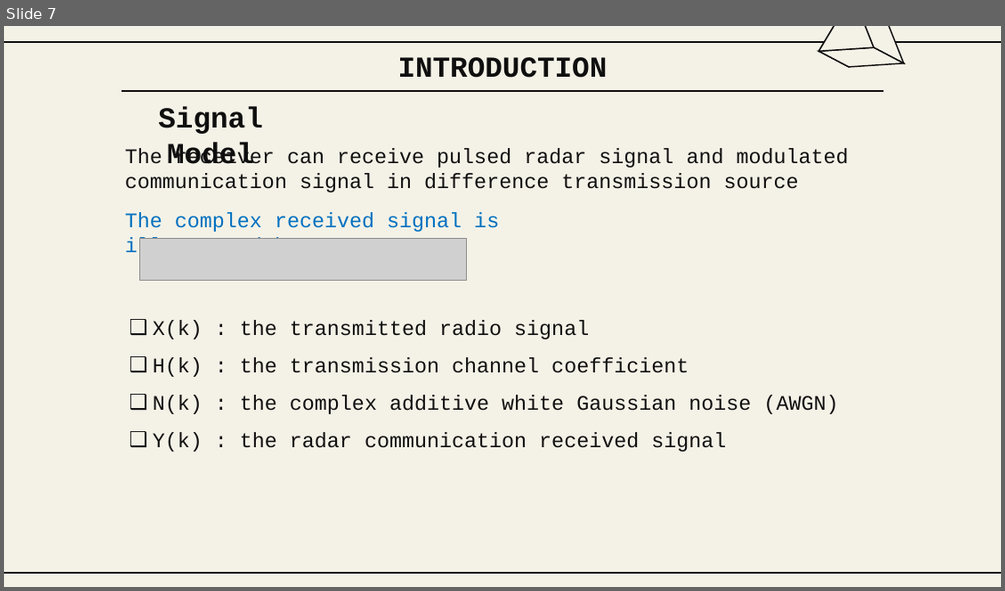
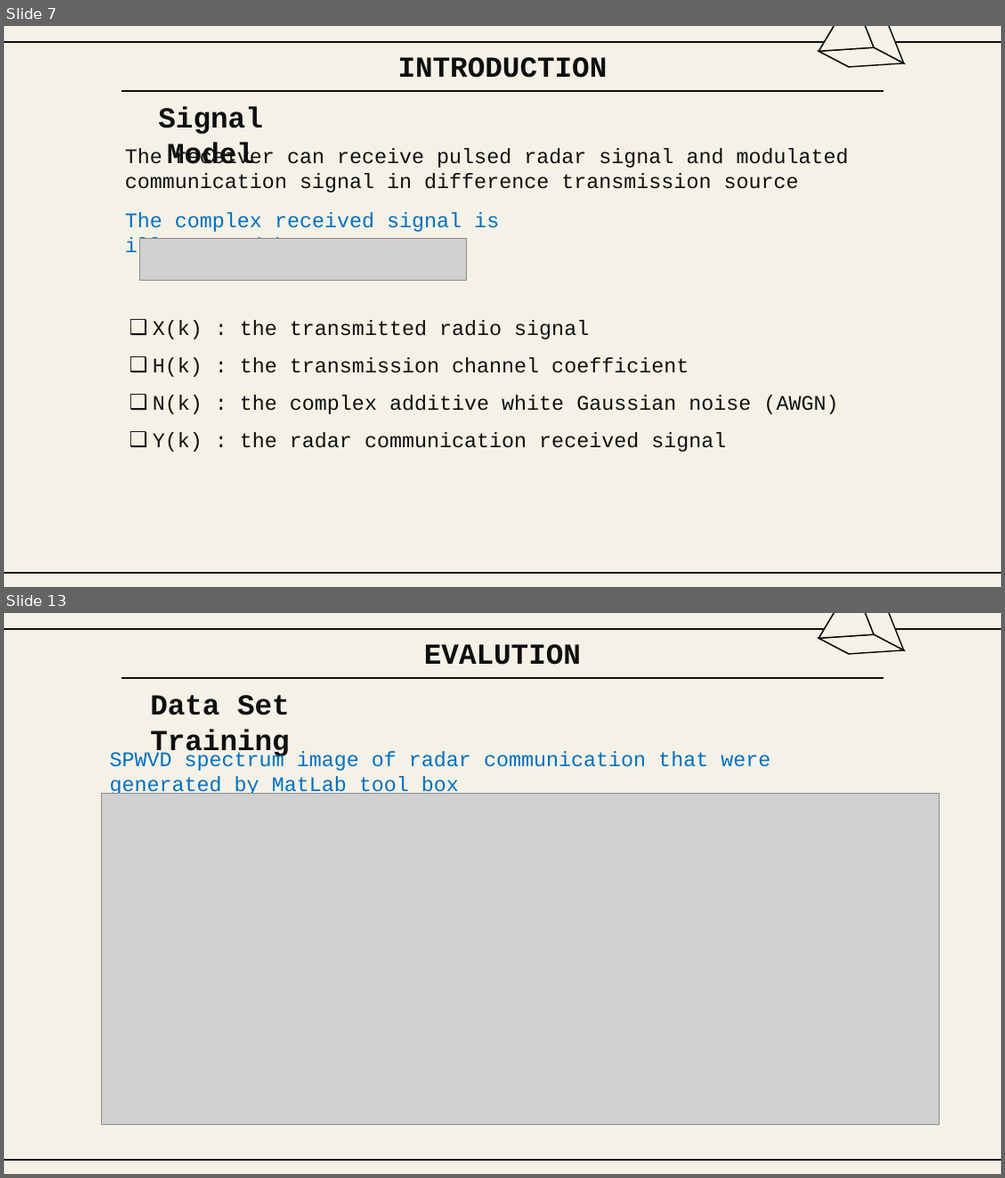
Before and after one commit to Winxkin/hcmute_master, a slide deck: semeter1/DSP/Final_HND.PPTX. Shown one above the other, each under a label of ours: slide 7 before the commit, slides 7 and 13 after it; the slides between them are not shown. The pictures are 1005x591 and 1005x1178 pixels, drawn with LibreOffice and Linux fonts; fonts in the diff are those of the drawing; grey boxes stand for pictures; background and template pictures are left out. Boxes give left, top, right and bottom in pixels: in the first picture for what was removed or moved away, otherwise in the second. Text is boxed around its words. In the diff, an @@ line names an element or a change of style, - is before the commit and + after.

```diff
--- a/semeter1/DSP/Final_HND.PPTX
+++ b/semeter1/DSP/Final_HND.PPTX
@@ slide 13 added at <box>4,613,1001,1174</box>, background #F4F2E7; not listed: 2 template elements that a slide beside it also shows @@
@@ group added at <box>819,613,905,654</box>: 4 freeform shapes @@
@@ title added at <box>424,644,581,665</box>, 28 pt, text #100F0F, bold @@
+EVALUTION
@@ line added from (121, 678) to (883, 678), #100F0F 1.5 pt @@
@@ text added at <box>150,695,290,758</box>, 28 pt, text #100F0F, bold @@
+Data Set Training
@@ text added at <box>110,752,770,794</box>, 20 pt, text #0070C0 @@
+SPWVD spectrum image of radar communication that were generated by MatLab tool box
@@ picture added at <box>101,793,938,1125</box> @@
@@ line added from (121, 1159) to (883, 1159), #100F0F 1.5 pt @@
```
Also in this commit, not shown: 2 slides changed, 16 other slides added, 2 other files.
